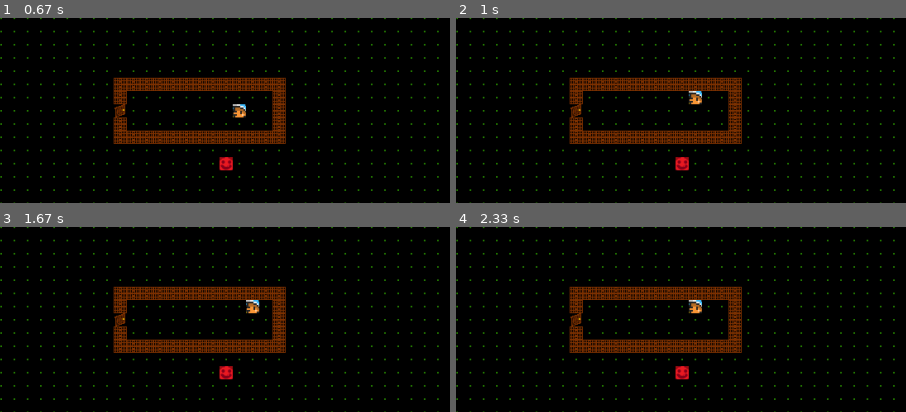
Above: before the commit, frames 1-4 (two rows, left to right).
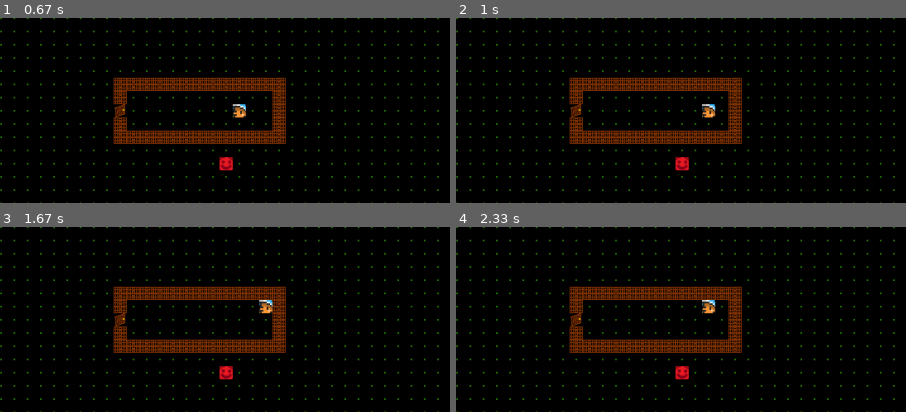
Above: after the commit, the same moments.

Repository: LouisJustinTALLOT/Hackathon-Bellon-Gstalter-Tallot
Game: pygame game, started from main.py
The game is run twice, just before and just after one commit, with the same random seed, the same clock (stepped at 60 frames per second) and the same inputs.
Inputs:
- Up to frame 1 (0.67 s): hold Right from 0.33 s (still down)
- Up to frame 2 (1 s): release Right at 0.8 s; hold Up from 0.83 s (still down)
- Up to frame 3 (1.67 s): release Up at 1.18 s; hold Right from 1.22 s (still down)
- Up to frame 4 (2.33 s): release Right at 1.75 s; hold Left from 1.78 s (still down)
The pictures show only the part of the screen within x 23-73%, y 30-80%; the shares and areas given below are measured in that part.

Frame 1 is identical in both runs. In frame 2, 0.4% of the frame differs, in the area x 51-58%, y 39-55%; in frame 3, 0.4%; in frame 4, 0.4%.

Commit message:
on peut maintenant avancer en continu

Diff:
--- a/src/game.py
+++ b/src/game.py
@@ -17,8 +17,30 @@
     running = True
     has_changed = True
     while running:
-        # clock.tick(1)
-        for event in pg.event.get():
+
+        list_event, list_pressed = pg.event.get(), pg.key.get_pressed()
+
+        if list_pressed[pg.K_UP]:
+            has_changed = True
+            perso.deplacement((0,-1), mat)
+            pg.time.wait(250)
+        if list_pressed[pg.K_DOWN]:
+            has_changed = True
+            perso.deplacement((0,1), mat)
+            pg.time.wait(250)
+
+        if list_pressed[pg.K_RIGHT]:
+            has_changed = True
+            perso.deplacement((1,0), mat)
+            pg.time.wait(250)
+
+        if list_pressed[pg.K_LEFT]:
+            has_changed = True
+            perso.deplacement((-1,0), mat)
+            pg.time.wait(250)
+
+
+        for event in list_event:
                 if event.type == pg.QUIT:
                     running = False
                 elif event.type == pg.KEYDOWN:
@@ -26,14 +48,14 @@
 
                     if event.key == pg.K_q:
                         running = False
-                    if event.key == pg.K_UP:
-                        perso.deplacement((0,-1), mat)
-                    if event.key == pg.K_DOWN:
-                        perso.deplacement((0,1), mat)
-                    if event.key == pg.K_RIGHT:
-                        perso.deplacement((1,0), mat)
-                    if event.key == pg.K_LEFT:
-                        perso.deplacement((-1,0), mat)
+                    # if list_pressed[pg.K_UP]:
+                    #     perso.deplacement((0,-1), mat)
+                    # if event.key == pg.K_DOWN:
+                    #     perso.deplacement((0,1), mat)
+                    # if event.key == pg.K_RIGHT:
+                    #     perso.deplacement((1,0), mat)
+                    # if event.key == pg.K_LEFT:
+                    #     perso.deplacement((-1,0), mat)
         if has_changed:
             display.affichage(screen, mat, images,perso)
             has_changed = False
